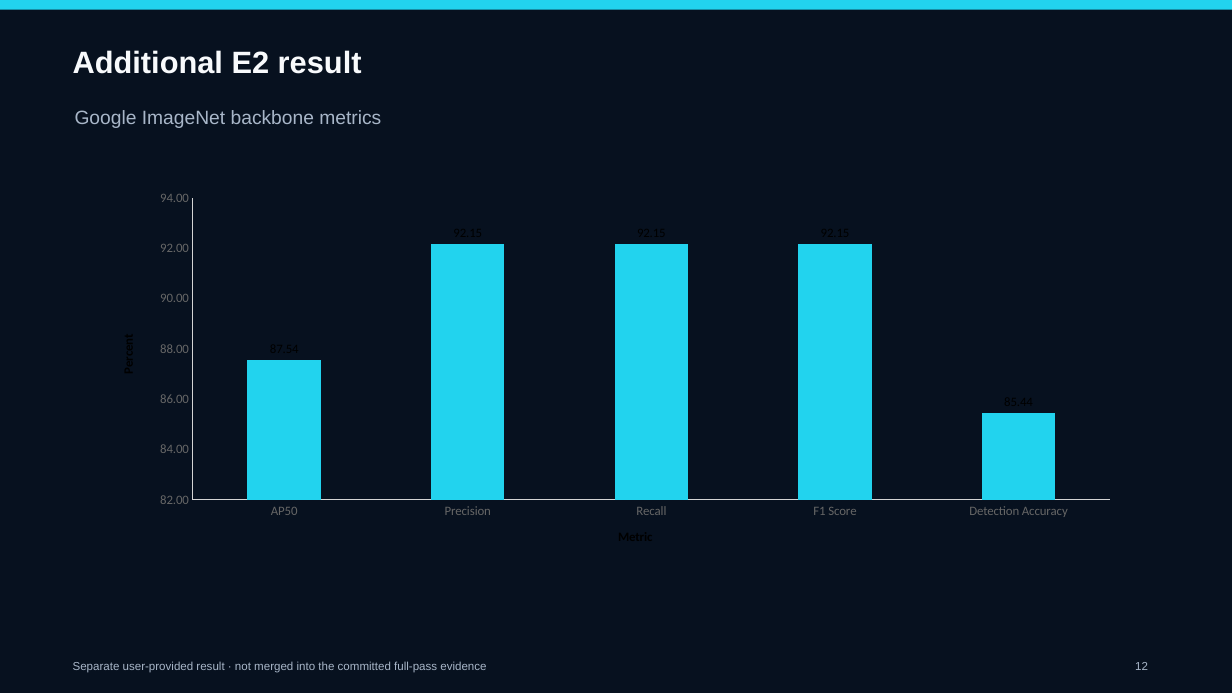
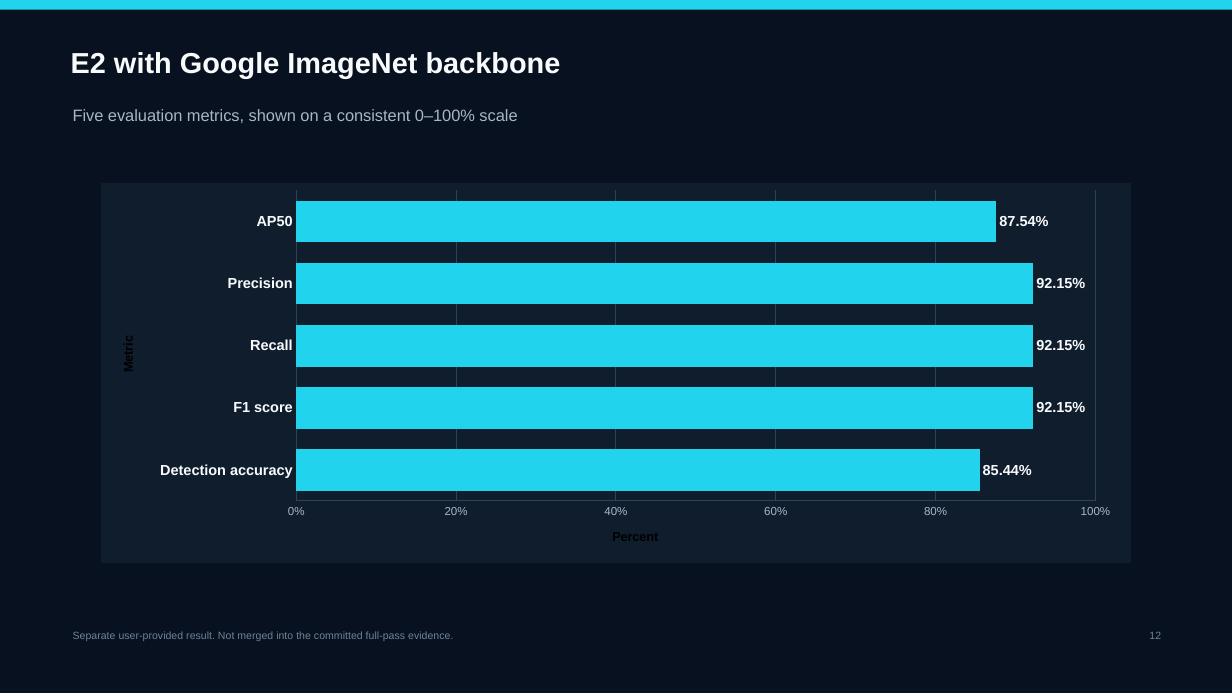
Before and after one commit to saran-gangster/code-cortex, a slide deck: slide 12 of docs/final-review2/AeroGuard_Review2_Final_Deck.pptx. Drawn at 1232x693 pixels with LibreOffice and Linux fonts; fonts in the diff are those of the drawing. Boxes give left, top, right and bottom in pixels: in the first picture for what was removed or moved away, otherwise in the second. Text is boxed around its words. In the diff, an @@ line names an element or a change of style, - is before the commit and + after.

Commit message:
Correct E1 and E2 labels across review materials

```diff
--- a/docs/final-review2/AeroGuard_Review2_Final_Deck.pptx
+++ b/docs/final-review2/AeroGuard_Review2_Final_Deck.pptx
@@ text at (71, 52, 561, 79): text changed; size 15 to 22.5 pt; text colour #A8B6C8 to #F8FAFC; bold on @@
-Google ImageNet backbone metrics
+E2 with Google ImageNet backbone
@@ text removed at (73, 50, 362, 74) @@
-Additional E2 result
@@ text added at (73, 109, 517, 123), 12.8 pt, text #A8B6C8 @@
+Five evaluation metrics, shown on a consistent 0–100% scale
@@ column chart at (101, 183, 1131, 563) @@
@@ column chart to bar chart @@
-categories: AP50, Precision, Recall, F1 Score, Detection Accuracy
+categories: Detection accuracy, F1 score, Recall, Precision, AP50
-Series 1: 87.54, 92.15, 92.15, 92.15, 85.44
+Series 1: 0.8544, 0.9215, 0.9215, 0.9215, 0.8754
@@ data labels of Series 1 changed @@
@@ category axis title "Metric" to "Metric " @@
@@ value axis title "Percent" to "Percent " @@
@@ category axis changed @@
@@ value axis changed @@
@@ bar spacing changed @@
@@ background changed @@
@@ text "12": place and size @@
-text "12" at (1135, 662, 1148, 670)
+text "12" at (1149, 632, 1161, 639)
@@ text "12" at (1149, 632, 1161, 639): size 9 to 8.2 pt, text colour #A8B6C8 to #71839A; alignment left to right @@
@@ text at (73, 631, 453, 641): text changed; size 9 to 8.2 pt; text colour #A8B6C8 to #71839A @@
-Separate user-provided result · not merged into the committed full-pass evidence
+Separate user-provided result. Not merged into the committed full-pass evidence.
```
Also in this commit, not shown: 5 other slides changed, 29 other files.
